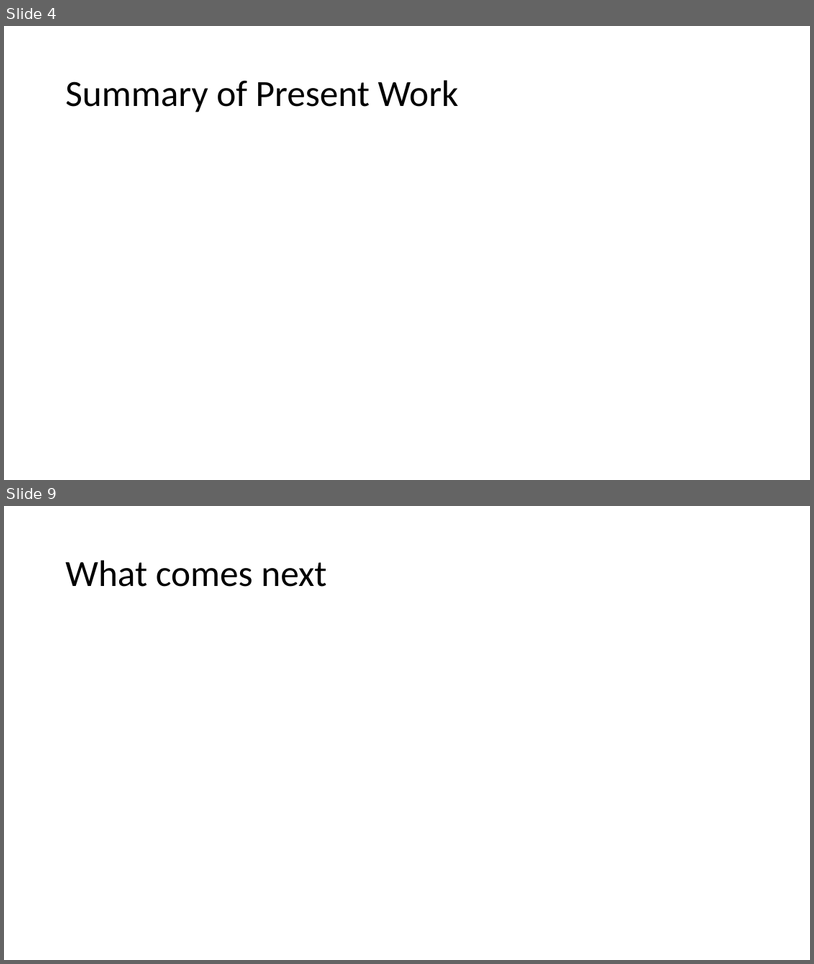
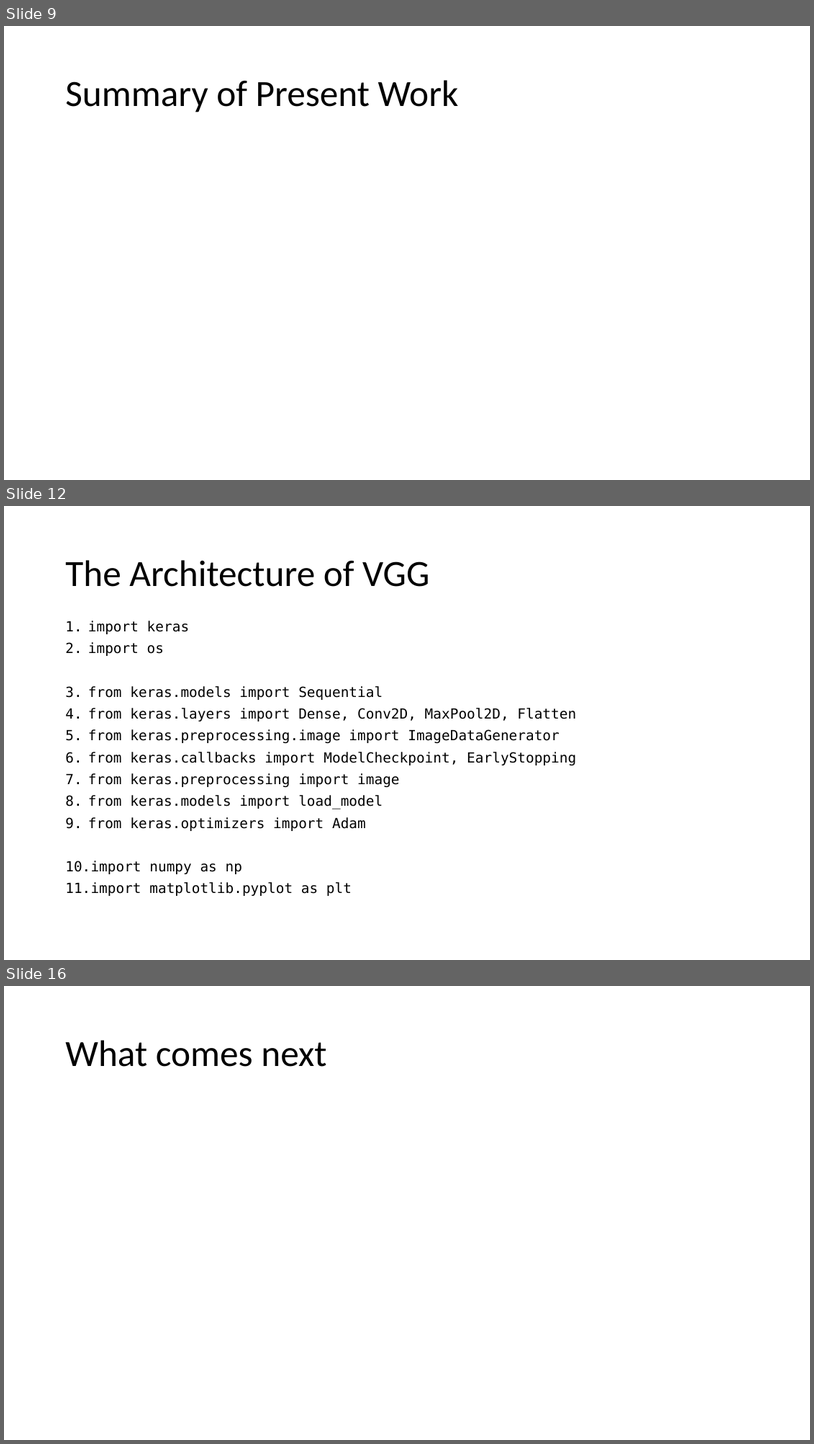
Before and after one commit to TheAnonymousMan/local-language-recognition-gcelt-class-2021, a slide deck: Documentation/4th Year Project Presentation.pptx. Shown one above the other, each under a label of ours: slides 4 and 9 before the commit, slides 9, 12 and 16 after it; the slides between them are not shown. The pictures are 814x964 and 814x1444 pixels, drawn with LibreOffice and Linux fonts; fonts in the diff are those of the drawing. Boxes give left, top, right and bottom in pixels: in the first picture for what was removed or moved away, otherwise in the second. Text is boxed around its words. In the diff, an @@ line names an element or a change of style, - is before the commit and + after.

```diff
--- a/Documentation/4th Year Project Presentation.pptx
+++ b/Documentation/4th Year Project Presentation.pptx
@@ slide 12 added at box(4, 506, 810, 960), background #FFFFFF @@
@@ title added at box(65, 560, 430, 587), 44 pt, text #000000 @@
+The Architecture of VGG
@@ text added at box(65, 620, 576, 896), 16.6 pt, text #000000 @@
+1. import keras
+2. import os
+3. from keras.models import Sequential
+4. from keras.layers import Dense, Conv2D, MaxPool2D, Flatten
+5. from keras.preprocessing.image import ImageDataGenerator
+6. from keras.callbacks import ModelCheckpoint, EarlyStopping
+7. from keras.preprocessing import image
+8. from keras.models import load_model
+9. from keras.optimizers import Adam
+10. import numpy as np
+11. import matplotlib.pyplot as plt
@@ what was slide 4 is now slide 9 @@
@@ what was slide 9 is now slide 16 @@
```
Also in this commit, not shown: 4 slides changed, 7 other slides added, 1 slide removed, 1 other file.
